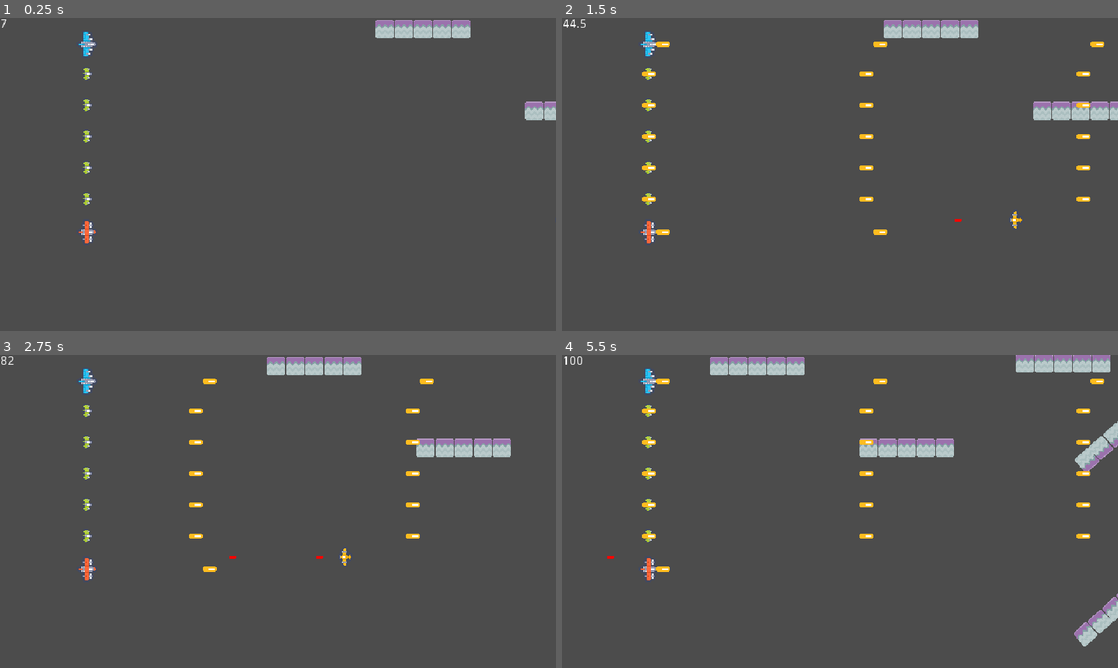
Above: before the commit, frames 1-4 (two rows, left to right).
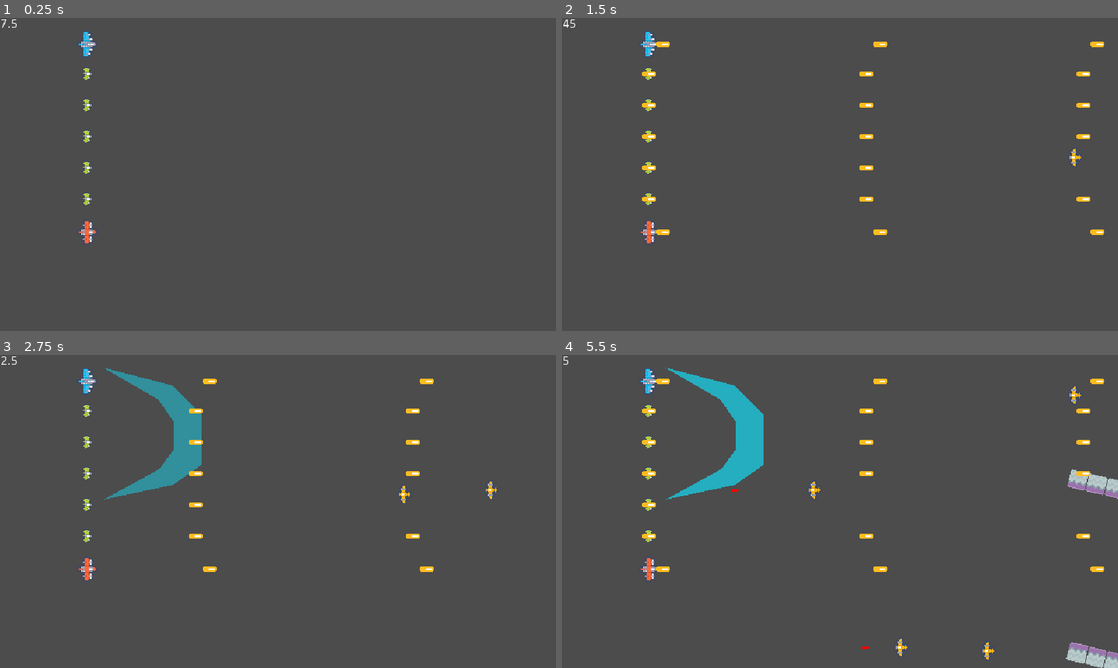
Above: after the commit, the same moments.

Repository: Extor3D/DestinysClan
Game: Godot game, scene res://TestScene.tscn
Two runs of this game, one before a commit and one after it. Both use one fixed random seed, a clock stepped at 60 frames per second and the inputs below.
Inputs:
- Up to frame 1 (0.25 s): no input
- Up to frame 2 (1.5 s): hold Space (activate_formation) 0.53-1.28 s; tap Space (activate_formation) at 1.35 s
- Up to frame 3 (2.75 s): hold Space (activate_formation) from 2.03 s (still down)
- Up to frame 4 (5.5 s): release Space (activate_formation) at 2.78 s; tap Space (activate_formation) at 2.85, 4.35 s; hold Space (activate_formation) 3.53-4.28 s; hold Space (activate_formation) from 5.03 s (still down)

The runs differ from the first frame. In frame 1, 1.3% of the frame differs, in the area x 1-100%, y 0-33%; in frame 2, 2.0%; in frame 3, 4.3%; in frame 4, 7.4%, in the area x 0-100%, y 0-100%.

Commit message:
Arreglo la forma de crear niveles, haciendo escenas que crean enemigos

Diff:
--- a/SpaceshipHarem/Enemies/Scripts/Enemy.gd
+++ b/SpaceshipHarem/Enemies/Scripts/Enemy.gd
@@ -8,6 +8,8 @@
 func _physics_process(delta):
 	move_and_collide(Vector2(-speed * delta, 0))
 
+func _ready():
+	$ShotTimer.start(cadence)
 
 func take_damage(damage):
 	#Add damage sound here
@@ -18,9 +20,8 @@
 func _on_ShotTimer_timeout():
 	#Add shotting sound here
 	create_shot(global_position - Vector2($Sprite.texture.get_width()/2, 0))
-	$ShotTimer.start(cadence)
 
 func create_shot(p: Vector2):
 	var shot = shot_scene.instance()
 	shot.position = p
-	get_tree().root.add_child(shot)
+	get_parent().add_child(shot)
--- /dev/null
+++ b/SpaceshipHarem/LevelComponents/EnemyTimer.tscn
@@ -0,0 +1,13 @@
+[gd_scene load_steps=3 format=2]
+
+[ext_resource path="res://LevelComponents/Scripts/EnemyTimer.gd" type="Script" id=1]
+[ext_resource path="res://Enemies/Enemy.tscn" type="PackedScene" id=2]
+
+[node name="EnemyTimer" type="Timer"]
+autostart = true
+script = ExtResource( 1 )
+enemy = ExtResource( 2 )
+
+[node name="CleanWhenOut" type="Node2D" parent="."]
+
+[connection signal="timeout" from="." to="." method="_on_EnemyTimer_timeout"]
--- /dev/null
+++ b/SpaceshipHarem/LevelComponents/HUD.tscn
@@ -0,0 +1,10 @@
+[gd_scene load_steps=2 format=2]
+
+[ext_resource path="res://LevelComponents/Scripts/HUD.gd" type="Script" id=1]
+
+[node name="HUD" type="CanvasLayer"]
+script = ExtResource( 1 )
+
+[node name="Label" type="Label" parent="."]
+margin_right = 40.0
+margin_bottom = 14.0
--- /dev/null
+++ b/SpaceshipHarem/LevelComponents/PlayerLimits.tscn
@@ -0,0 +1,37 @@
+[gd_scene load_steps=3 format=2]
+
+[sub_resource type="RectangleShape2D" id=1]
+extents = Vector2( 328.5, 47.5 )
+
+[sub_resource type="RectangleShape2D" id=2]
+extents = Vector2( 41.5, 265 )
+
+[node name="PlayerLimits" type="Node2D"]
+
+[node name="StaticBody2D" type="StaticBody2D" parent="."]
+collision_layer = 0
+
+[node name="CollShapeTop" type="CollisionShape2D" parent="StaticBody2D"]
+position = Vector2( 320, -49 )
+shape = SubResource( 1 )
+
+[node name="StaticBody2D2" type="StaticBody2D" parent="."]
+collision_layer = 0
+
+[node name="CollShapeBot" type="CollisionShape2D" parent="StaticBody2D2"]
+position = Vector2( 321, 410 )
+shape = SubResource( 1 )
+
+[node name="StaticBody2D3" type="StaticBody2D" parent="."]
+collision_layer = 0
+
+[node name="CollShapeLeft" type="CollisionShape2D" parent="StaticBody2D3"]
+position = Vector2( -46, 190 )
+shape = SubResource( 2 )
+
+[node name="StaticBody2D4" type="StaticBody2D" parent="."]
+collision_layer = 0
+
+[node name="CollShapeLeft" type="CollisionShape2D" parent="StaticBody2D4"]
+position = Vector2( 686, 190 )
+shape = SubResource( 2 )
--- /dev/null
+++ b/SpaceshipHarem/LevelComponents/Scripts/EnemyTimer.gd
@@ -0,0 +1,17 @@
+extends Timer
+
+export (PackedScene) var enemy
+
+func _on_EnemyTimer_timeout():
+	#Create a new enemy in a random Y position
+	var e = enemy.instance()
+	e.global_position = Vector2(640, 10 + randi()%460)
+	$CleanWhenOut.add_child(e)
+
+func _process(delta):
+	#Loop all the nodes in CleanWhenOut
+	for c in $CleanWhenOut.get_children():
+		if c is Node2D:
+			if c.global_position.x < -50:
+				#Remove the node if it leaves the screen from the left
+				c.queue_free()
--- /dev/null
+++ b/SpaceshipHarem/LevelComponents/Scripts/HUD.gd
@@ -0,0 +1,18 @@
+extends CanvasLayer
+
+
+# Declare member variables here. Examples:
+# var a = 2
+# var b = "text"
+
+
+# Called when the node enters the scene tree for the first time.
+func _ready():
+	pass # Replace with function body.
+
+
+# Called every frame. 'delta' is the elapsed time since the previous frame.
+func _process(delta):
+	#If the Player is still alive, we get the energy from it
+	if get_parent().has_node("Player"):
+		$Label.text = str(get_parent().get_node("Player").energy)
--- a/SpaceshipHarem/TestScene.gd
+++ b/SpaceshipHarem/LevelComponents/Scripts/ObstacleTimer.gd
@@ -1,6 +1,6 @@
-extends Node2D
+extends Timer
 
-var enemy_scene = preload("res://Enemies/Enemy.tscn")
+
 var obstacle_scene = preload("res://Scenery/Column.tscn")
 
 #Space (in pixels) between walls of the tunnel
@@ -12,26 +12,6 @@
 
 func _ready():
 	rng.randomize()
-
-func _process(delta):
-	#If the Player is still alive, we get the energy from it
-	if has_node("Player"):
-		$HUD/Label.text = str($Player.energy)
-	#Loop all the nodes in CleanWhenOut
-	for c in $CleanWhenOut.get_children():
-		if c is Node2D:
-			if c.global_position.x < -50:
-				#Remove the node if it leaves the screen from the left
-				c.queue_free()
-
-func _on_EnemyTimer_timeout():
-	#Create a new enemy in a random Y position
-	var enemy = enemy_scene.instance()
-	enemy.global_position = Vector2(640, 10 + randi()%460)
-	$CleanWhenOut.add_child(enemy)
-
-func _on_ObstacleTimer_timeout():
-	spawn_tunnel()
 
 func spawn_tunnel():
 	var rot = 0
@@ -60,4 +40,12 @@
 	var obs = obstacle_scene.instance()
 	obs.global_position = position
 	obs.global_rotation = rotation
-	$CleanWhenOut.add_child(obs)
+	get_parent().add_child(obs)
+
+func _process(delta):
+	#Loop all the nodes in CleanWhenOut
+	for c in $CleanWhenOut.get_children():
+		if c is Node2D:
+			if c.global_position.x < -50:
+				#Remove the node if it leaves the screen from the left
+				c.queue_free()
--- /dev/null
+++ b/SpaceshipHarem/LevelComponents/Tunnel.tscn
@@ -0,0 +1,12 @@
+[gd_scene load_steps=2 format=2]
+
+[ext_resource path="res://LevelComponents/Scripts/ObstacleTimer.gd" type="Script" id=1]
+
+[node name="TunnelSpawner" type="Timer"]
+wait_time = 2.2
+autostart = true
+script = ExtResource( 1 )
+
+[node name="CleanWhenOut" type="Node2D" parent="."]
+
+[connection signal="timeout" from="." to="." method="spawn_tunnel"]
--- /dev/null
+++ b/SpaceshipHarem/Levels/Level1.tscn
@@ -0,0 +1,20 @@
+[gd_scene load_steps=6 format=2]
+
+[ext_resource path="res://Player/Player.tscn" type="PackedScene" id=1]
+[ext_resource path="res://LevelComponents/PlayerLimits.tscn" type="PackedScene" id=2]
+[ext_resource path="res://LevelComponents/EnemyTimer.tscn" type="PackedScene" id=6]
+[ext_resource path="res://LevelComponents/Tunnel.tscn" type="PackedScene" id=7]
+[ext_resource path="res://LevelComponents/HUD.tscn" type="PackedScene" id=8]
+
+[node name="Level1" type="Node2D"]
+
+[node name="PlayerLimits" parent="." instance=ExtResource( 2 )]
+
+[node name="Player" parent="." instance=ExtResource( 1 )]
+position = Vector2( 99, 78 )
+
+[node name="HUD" parent="." instance=ExtResource( 8 )]
+
+[node name="EnemyTimer" parent="." instance=ExtResource( 6 )]
+
+[node name="ObstacleTimer" parent="." instance=ExtResource( 7 )]
--- /dev/null
+++ b/SpaceshipHarem/Player/Formations/IForm.tscn
@@ -0,0 +1,26 @@
+[gd_scene load_steps=4 format=2]
+
+[ext_resource path="res://Player/Formations/Formation.gd" type="Script" id=1]
+
+[sub_resource type="CircleShape2D" id=1]
+radius = 25.0
+
+[sub_resource type="CircleShape2D" id=2]
+radius = 26.0
+
+[node name="IForm" type="Area2D"]
+script = ExtResource( 1 )
+
+[node name="End1" type="Area2D" parent="."]
+
+[node name="CollisionShape2D" type="CollisionShape2D" parent="End1"]
+shape = SubResource( 1 )
+
+[node name="End2" type="Area2D" parent="."]
+position = Vector2( 1, 217 )
+
+[node name="CollisionShape2D" type="CollisionShape2D" parent="End2"]
+shape = SubResource( 2 )
+
+[node name="CollisionPolygon2D" type="CollisionPolygon2D" parent="."]
+polygon = PoolVector2Array( -29, -27, 27, -27, 28, 244, -27, 244 )
--- a/SpaceshipHarem/Player/Player.tscn
+++ b/SpaceshipHarem/Player/Player.tscn
@@ -7,6 +7,7 @@
 [ext_resource path="res://Player/Formations/CForm.tscn" type="PackedScene" id=5]
 [ext_resource path="res://Player/Formations/DForm.tscn" type="PackedScene" id=6]
 [ext_resource path="res://Player/Formations/LForm.tscn" type="PackedScene" id=7]
+[ext_resource path="res://Player/Formations/IForm.tscn" type="PackedScene" id=8]
 
 [node name="Player" type="Node2D"]
 script = ExtResource( 4 )
@@ -32,6 +33,8 @@
 
 [node name="LForm" parent="Formations" instance=ExtResource( 7 )]
 
+[node name="IForm" parent="Formations" instance=ExtResource( 8 )]
+
 [node name="ShotTimer" type="Timer" parent="."]
 wait_time = 0.5
 autostart = true
--- a/SpaceshipHarem/Scenery/Column.tscn
+++ b/SpaceshipHarem/Scenery/Column.tscn
@@ -11,7 +11,6 @@
 position = Vector2( -22, 0 )
 
 [node name="Obstacle3" parent="." instance=ExtResource( 1 )]
-position = Vector2( 0, 0 )
 
 [node name="Obstacle4" parent="." instance=ExtResource( 1 )]
 position = Vector2( 22, 0 )
--- a/SpaceshipHarem/Scenery/Obstacle.tscn
+++ b/SpaceshipHarem/Scenery/Obstacle.tscn
@@ -6,7 +6,6 @@
 [sub_resource type="RectangleShape2D" id=1]
 
 [node name="Obstacle" type="RigidBody2D"]
-position = Vector2( 294, 46 )
 collision_layer = 32
 collision_mask = 17
 gravity_scale = 0.0
--- a/SpaceshipHarem/TestScene.tscn
+++ b/SpaceshipHarem/TestScene.tscn
@@ -1,79 +1,20 @@
-[gd_scene load_steps=7 format=2]
+[gd_scene load_steps=6 format=2]
 
 [ext_resource path="res://Player/Player.tscn" type="PackedScene" id=1]
-[ext_resource path="res://Enemies/Enemy.tscn" type="PackedScene" id=2]
-[ext_resource path="res://TestScene.gd" type="Script" id=3]
-[ext_resource path="res://Scenery/Column.tscn" type="PackedScene" id=4]
-
-[sub_resource type="RectangleShape2D" id=1]
-extents = Vector2( 328.5, 47.5 )
-
-[sub_resource type="RectangleShape2D" id=2]
-extents = Vector2( 41.5, 265 )
+[ext_resource path="res://LevelComponents/Tunnel.tscn" type="PackedScene" id=2]
+[ext_resource path="res://LevelComponents/HUD.tscn" type="PackedScene" id=3]
+[ext_resource path="res://LevelComponents/EnemyTimer.tscn" type="PackedScene" id=4]
+[ext_resource path="res://LevelComponents/PlayerLimits.tscn" type="PackedScene" id=5]
 
 [node name="Level" type="Node2D"]
-script = ExtResource( 3 )
-
-[node name="CleanWhenOut" type="Node2D" parent="."]
-
-[node name="Enemy" parent="CleanWhenOut" instance=ExtResource( 2 )]
-position = Vector2( 672, 232 )
-
-[node name="Column" parent="CleanWhenOut" instance=ExtResource( 4 )]
-position = Vector2( 498, 13 )
-
-[node name="Column2" parent="CleanWhenOut" instance=ExtResource( 4 )]
-position = Vector2( 670, 107 )
-
-[node name="Column3" parent="CleanWhenOut" instance=ExtResource( 4 )]
-position = Vector2( 850, 10 )
 
 [node name="Player" parent="." instance=ExtResource( 1 )]
 position = Vector2( 100, 30 )
 
-[node name="HUD" type="CanvasLayer" parent="."]
+[node name="PlayerLimits" parent="." instance=ExtResource( 5 )]
 
-[node name="Label" type="Label" parent="HUD"]
-margin_right = 40.0
-margin_bottom = 14.0
+[node name="EnemyTimer" parent="." instance=ExtResource( 4 )]
 
-[node name="EnemyTimer" type="Timer" parent="."]
-wait_time = 5.0
-autostart = true
+[node name="TunnelSpawner" parent="." instance=ExtResource( 2 )]
 
-[node name="ObstacleTimer" type="Timer" parent="."]
-wait_time = 2.2
-autostart = true
-
-[node name="PlayerLimits" type="Node2D" parent="."]
-
-[node name="StaticBody2D" type="StaticBody2D" parent="PlayerLimits"]
-collision_layer = 0
-
-[node name="CollShapeTop" type="CollisionShape2D" parent="PlayerLimits/StaticBody2D"]
-position = Vector2( 320, -49 )
-shape = SubResource( 1 )
-
-[node name="StaticBody2D2" type="StaticBody2D" parent="PlayerLimits"]
-collision_layer = 0
-
-[node name="CollShapeBot" type="CollisionShape2D" parent="PlayerLimits/StaticBody2D2"]
-position = Vector2( 320, 528 )
-shape = SubResource( 1 )
-
-[node name="StaticBody2D3" type="StaticBody2D" parent="PlayerLimits"]
-collision_layer = 0
-
-[node name="CollShapeLeft" type="CollisionShape2D" parent="PlayerLimits/StaticBody2D3"]
-position = Vector2( -44.5, 239 )
-shape = SubResource( 2 )
-
-[node name="StaticBody2D4" type="StaticBody2D" parent="PlayerLimits"]
-collision_layer = 0
-
-[node name="CollShapeLeft" type="CollisionShape2D" parent="PlayerLimits/StaticBody2D4"]
-position = Vector2( 685, 249 )
-shape = SubResource( 2 )
-
-[connection signal="timeout" from="EnemyTimer" to="." method="_on_EnemyTimer_timeout"]
-[connection signal="timeout" from="ObstacleTimer" to="." method="_on_ObstacleTimer_timeout"]
+[node name="HUD" parent="." instance=ExtResource( 3 )]
Not shown: 1 places in SpaceshipHarem/Player/Player.tscn that only renumber resources
